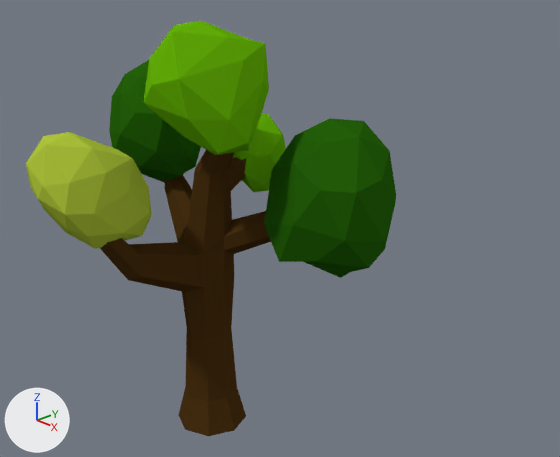
An edit to the Blender file CrookedTree.blend, drawn before and after from the same camera.
Rendered twice from a 50 mm lens placed at (10.65, -8.71, 7.47), pointed at (1.91, -0.37, 2.68). Arrows for +X, +Y and +Z are at lower left; the lights stay in place.

Objects in the first picture: 'CrookedTreeLeaves', 'CrookedTreeTrunk'.
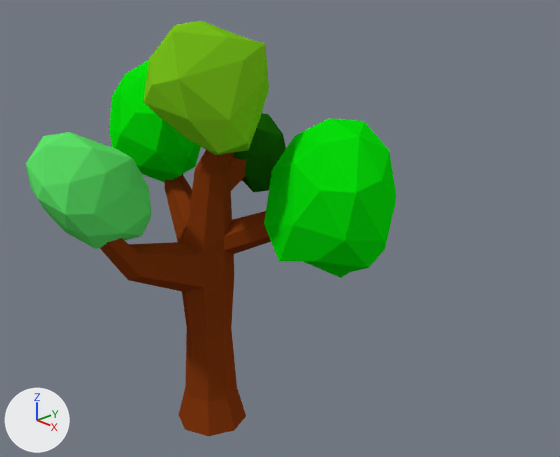
Boxes (x1, y1, x2, y2) around the edits, measured in the pictures (560 x 457 px):
'CrookedTreeLeaves', recoloured: (26, 21, 396, 278) in both
'CrookedTreeTrunk', recoloured: (100, 150, 271, 436) in both
part 1 of me_icosphere, recoloured: (233, 113, 286, 192) in both
part 2 of me_icosphere, recoloured: (144, 21, 269, 155) in both
part 3 of me_icosphere, recoloured: (109, 60, 396, 278) in both
part 4 of me_icosphere, recoloured: (26, 132, 152, 249) in both

What the commit changed:
Material 'CrookedTreeLeavesMaterial' (mat_crookedtreeleavesmaterial) changes colour from green #66b409 to green #09e40c; in linear values from (0.133, 0.456, 0.00273) to (0.00258, 0.774, 0.00352).
Material 'CrookedTreeTrunkMaterial' (mat_crookedtreetrunkmaterial) is new.
Its base color is (0.227, 0.0399, 0.00566) (brown #833811).
Material 'CrookedTreeLeavesVar2Material' (mat_crookedtreeleavesvar2material) is new.
Its base color is (0.198, 0.56, 0.012) (green #7bc51d).
Material 'CrookedTreeLeavesVarMaterial' (mat_crookedtreeleavesvarmaterial) is new.
Its base color is (0.00783, 0.107, 0.0019) (dark green #165c06).
Material 'CrookedTreeLeavesVar1Material' (mat_crookedtreeleavesvar1material) is new.
Its base color is (0.117, 0.8, 0.146) (green #60e76b).
me_icosphere has 211 vertices, 400 faces and spans x -3.72..8.02, y -5.98..1.64, z -3.46..3.02.
me_icosphere is used by ob_crookedtreeleaves; location (0.17, 0.55, 3.98); scale (0.687, 0.687, 0.687).
me_icosphere part 1: all 80 faces centred in x -0.89..0.75, y -0.95..0.91, z -1.65..0.28 switch from mat_crookedtreeleavesmaterial (green #66b409) to mat_crookedtreeleavesvarmaterial (dark green #165c06).
me_icosphere part 2: all 80 faces centred in x -0.23..2.26, y -3.73..-1.03, z -0.06..2.93 switch from mat_crookedtreeleavesmaterial (green #66b409) to mat_crookedtreeleavesvar2material (green #7bc51d).
me_icosphere part 3: all 160 faces that had it switch from mat_crookedtreeleavesmaterialvar (dark green #25610b) to mat_crookedtreeleavesmaterial (green #09e40c).
me_icosphere part 4: all 80 faces that had it switch from mat_crookedtreeleavesmaterialvar1 (green #afc53c) to mat_crookedtreeleavesvar1material (green #60e76b).
me_cylinder has 120 vertices, 114 faces and spans x -1.66..2.3, y -2.64..1.47, z -2.75..3.86.
me_cylinder no longer uses material mat_crrokedtreetrunkmaterial (brown #4b3214).
me_cylinder now uses material mat_crookedtreetrunkmaterial (brown #833811).
